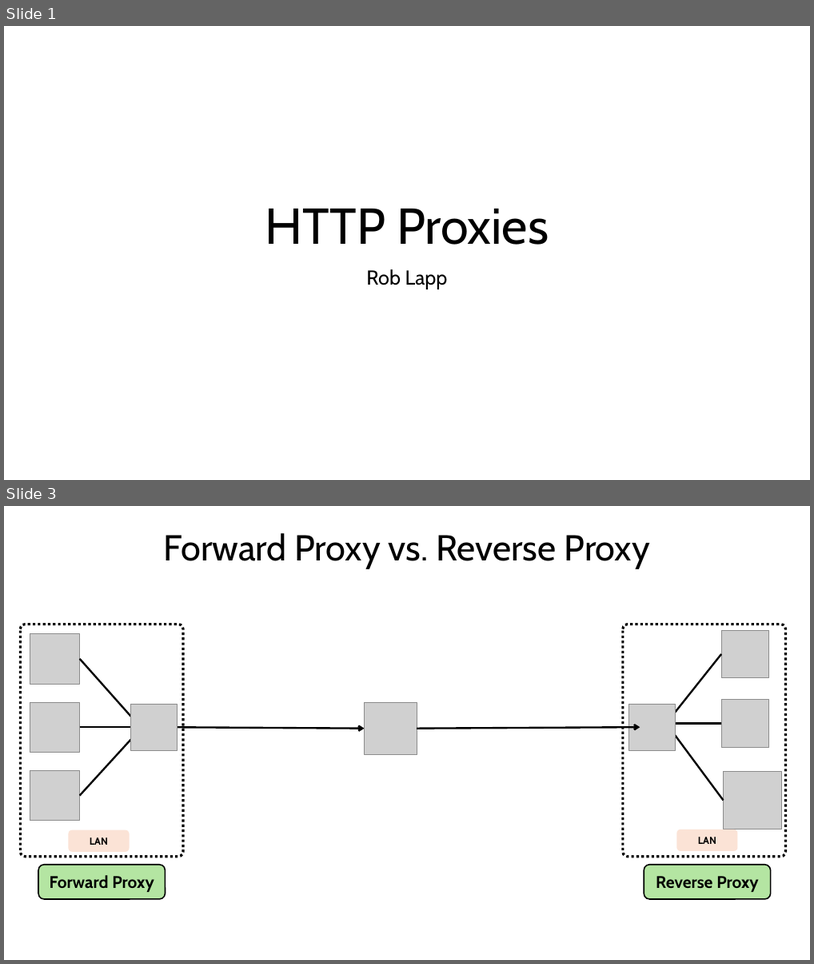
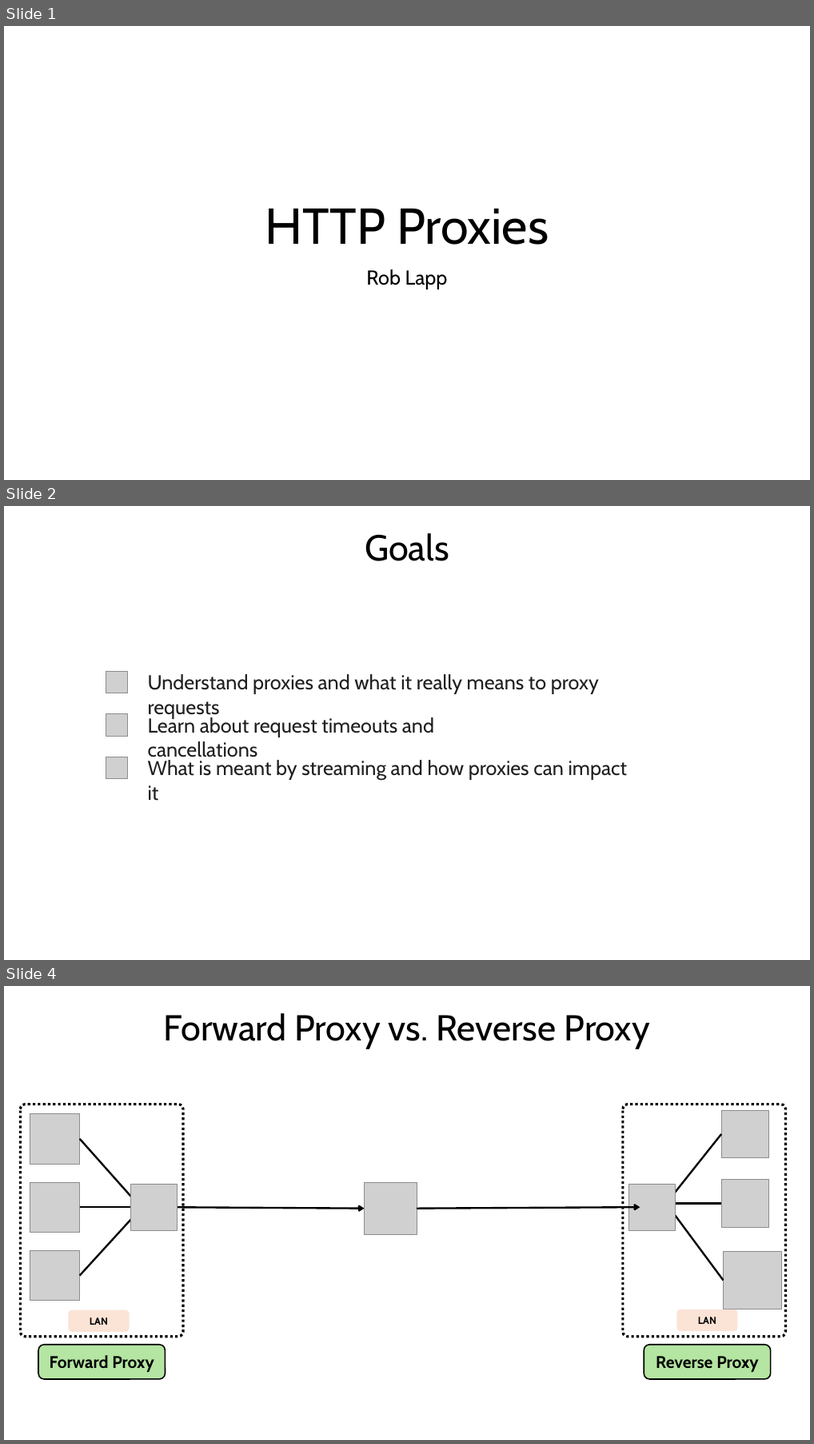
Before and after one commit to roblappcoupa/simple-web-api, a slide deck: Docs/HttpProxies.pptx. Shown one above the other, each under a label of ours: slides 1 and 3 before the commit, slides 1, 2 and 4 after it; the slides between them are not shown. The pictures are 814x964 and 814x1444 pixels, drawn with LibreOffice and Linux fonts; fonts in the diff are those of the drawing; grey boxes stand for pictures. Boxes give left, top, right and bottom in pixels: in the first picture for what was removed or moved away, otherwise in the second. Text is boxed around its words. In the diff, an @@ line names an element or a change of style, - is before the commit and + after.

```diff
--- a/Docs/HttpProxies.pptx
+++ b/Docs/HttpProxies.pptx
@@ slide 2 added at (4, 506, 810, 960), background #FFFFFF @@
@@ text added at (365, 533, 450, 561), 42.9 pt, text #000000 @@
+Goals
@@ picture added at (106, 671, 127, 693) @@
@@ text added at (148, 674, 599, 694), 24 pt, text #1F1F1F @@
+Understand proxies and what it really means to proxy requests
@@ picture added at (106, 714, 127, 736) @@
@@ text added at (148, 716, 434, 761), 24 pt, text #1F1F1F @@
+Learn about request timeouts and cancellations
@@ picture added at (106, 757, 127, 779) @@
@@ text added at (148, 760, 627, 780), 24 pt, text #1F1F1F @@
+What is meant by streaming and how proxies can impact it
@@ what was slide 3 is now slide 4 @@
```
Also in this commit, not shown: 5 slides changed, 3 other files.
